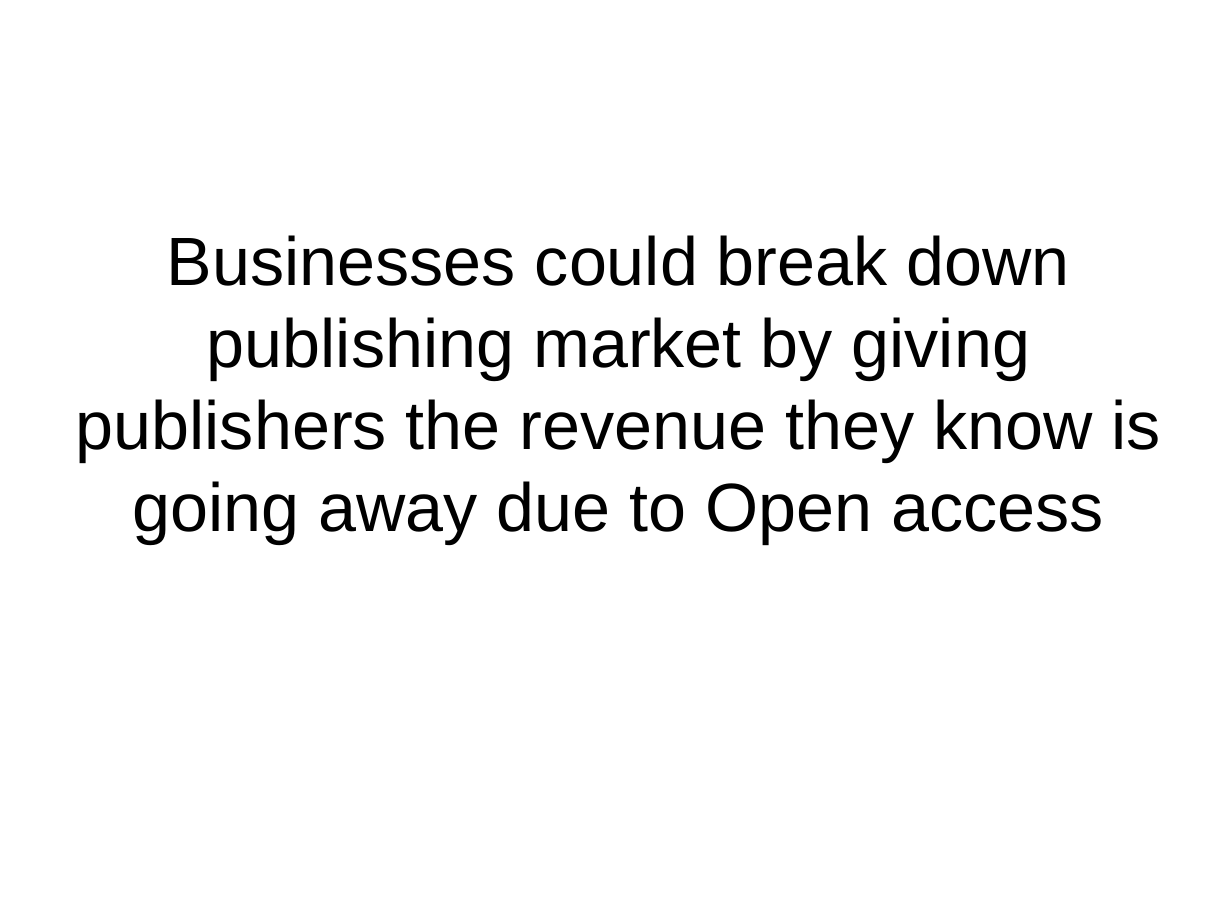
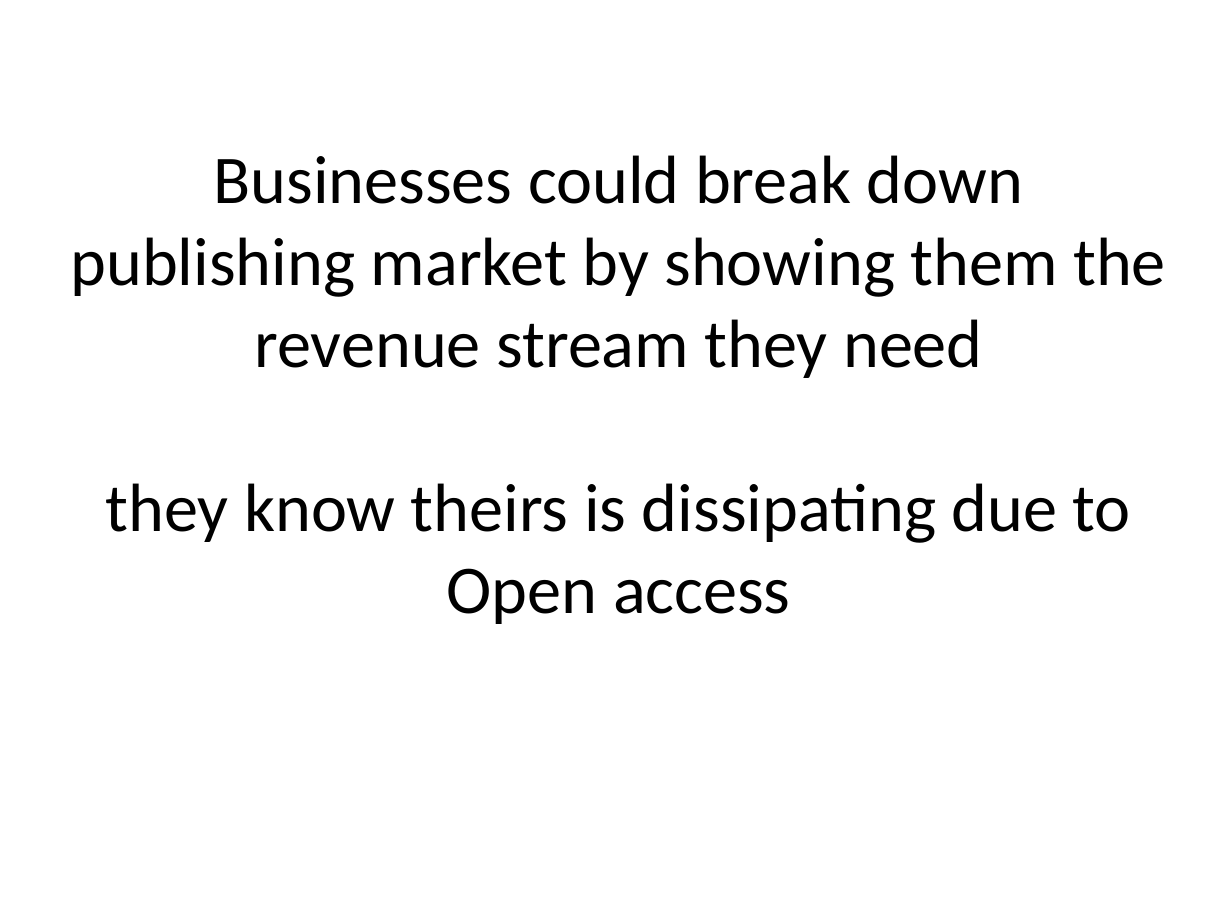
Before and after one commit to chartgerink/talks, a slide deck: slide 39 of 2016_2017/20170621tdm-ep/presentation.odp (slide 31 before the commit). Drawn at 1232x924 pixels with LibreOffice and Linux fonts; fonts in the diff are those of the drawing. Boxes give left, top, right and bottom in pixels: in the first picture for what was removed or moved away, otherwise in the second. Text is boxed around its words. In the diff, an @@ line names an element or a change of style, - is before the commit and + after.

```diff
--- a/2016_2017/20170621tdm-ep/presentation.odp
+++ b/2016_2017/20170621tdm-ep/presentation.odp
@@ title at [70,155,1166,624]: text changed; font Arial to Calibri @@
-Businesses could break down publishing market by giving publishers the revenue they know is going away due to Open access
+Businesses could break down publishing market by showing them the revenue stream they need
+they know theirs is dissipating due to Open access
```
Also in this commit, not shown: 26 other slides changed, 15 slides added, 6 slides removed, 2 other files.
